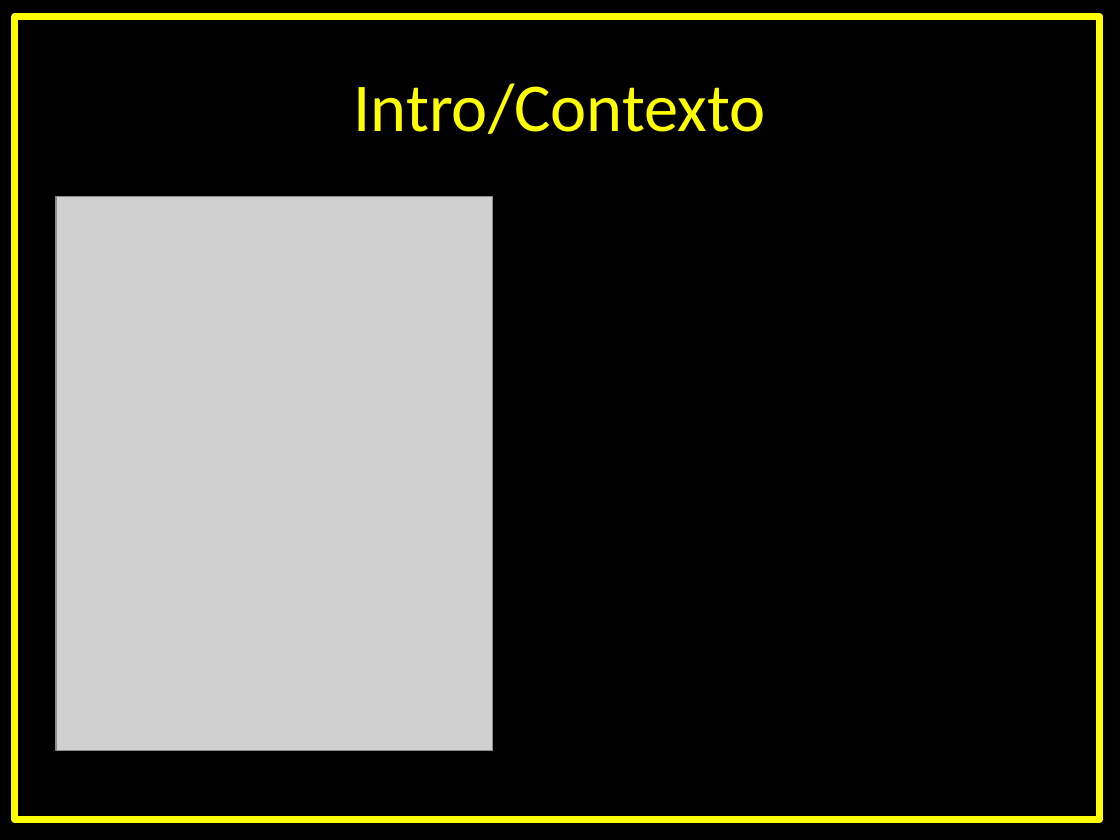
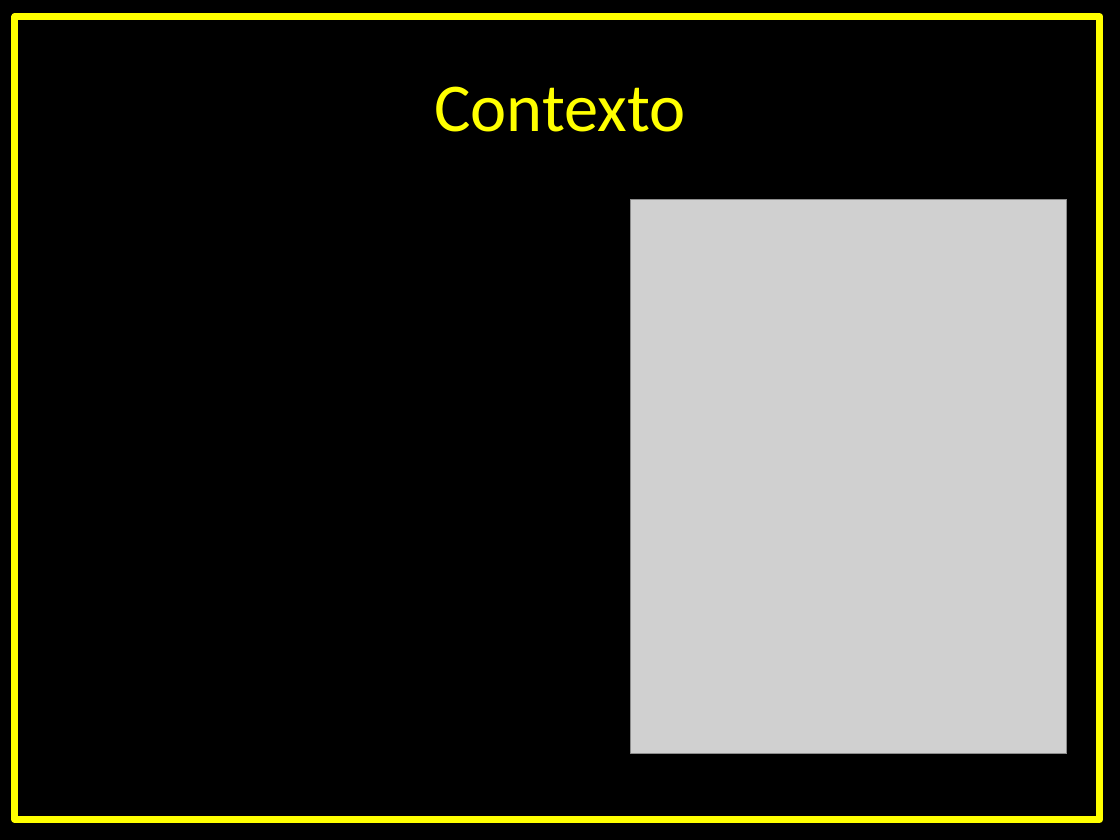
Before and after one commit to gui-brandao-silva/BRANDS, a slide deck: slide 4 of Apresentação BRANDS.pptx. Drawn at 1120x840 pixels with LibreOffice and Linux fonts; fonts in the diff are those of the drawing; grey boxes stand for pictures. Boxes give left, top, right and bottom in pixels: in the first picture for what was removed or moved away, otherwise in the second. Text is boxed around its words. In the diff, an @@ line names an element or a change of style, - is before the commit and + after.

```diff
--- a/Apresentação BRANDS.pptx
+++ b/Apresentação BRANDS.pptx
@@ title at (434,86,685,132): text changed @@
-Intro/Contexto
+Contexto
@@ picture: place and size @@
-picture at (56,196,493,750)
+picture at (631,199,1067,754)
```
Also in this commit, not shown: 3 other slides changed, 1 slide added, 1 slide removed, 5 other files.
